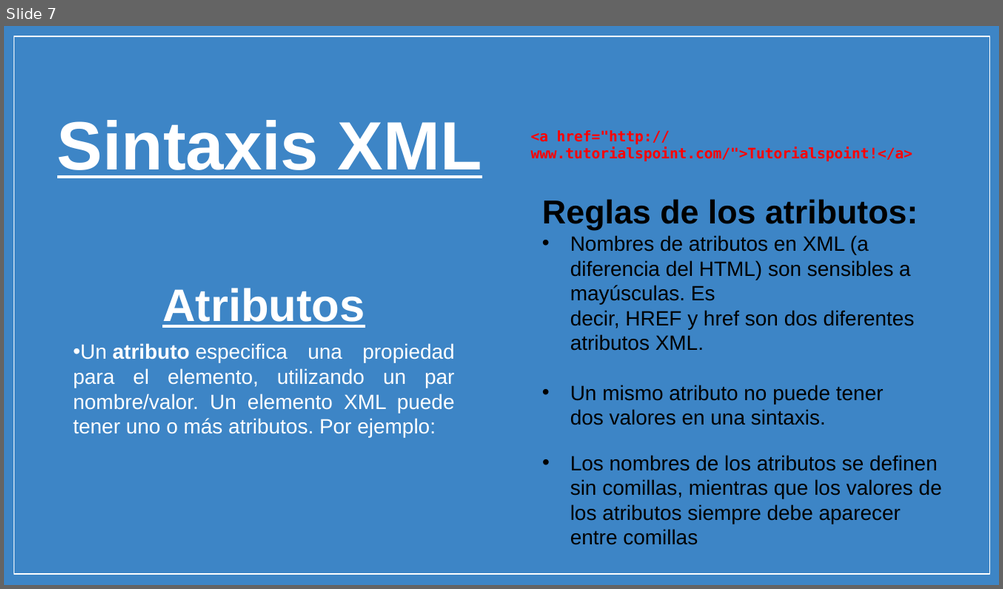
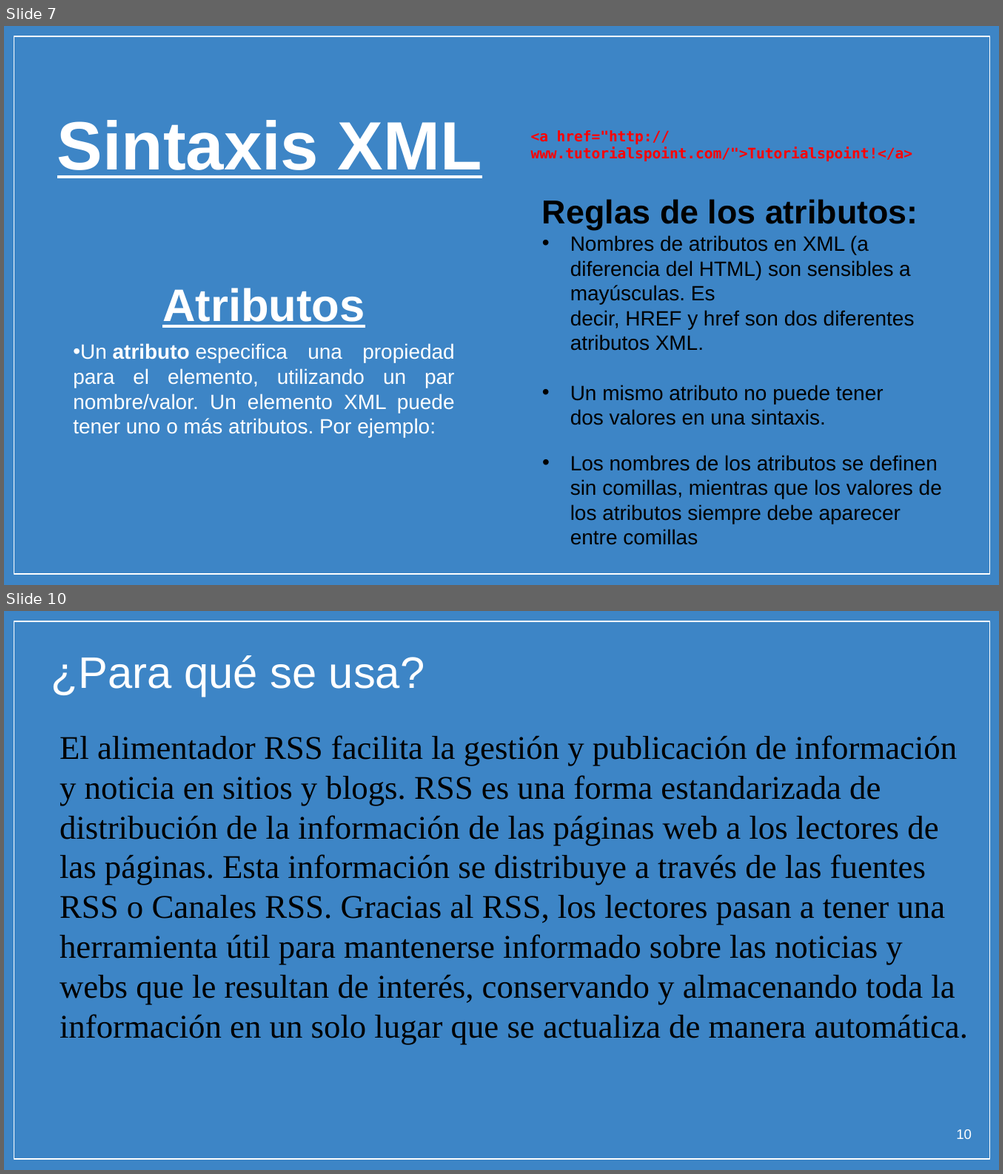
Before and after one commit to micarsan/DAW1-CSS_Avanzado, a slide deck: xml/PARTE 1 - STORY 01 Y 02 - XML.pptx. Shown one above the other, each under a label of ours: slide 7 before the commit, slides 7 and 10 after it; the slides between them are not shown. The pictures are 1003x589 and 1003x1174 pixels, drawn with LibreOffice and Linux fonts; fonts in the diff are those of the drawing; background and template pictures are left out. Boxes give left, top, right and bottom in pixels: in the first picture for what was removed or moved away, otherwise in the second. Text is boxed around its words. In the diff, an @@ line names an element or a change of style, - is before the commit and + after.

Commit message:
Añadido RSS a Power Point de XML.
Añadido Story1 sobre RSS de la segunda parte de XML en el Power Point.

```diff
--- a/xml/PARTE 1 - STORY 01 Y 02 - XML.pptx
+++ b/xml/PARTE 1 - STORY 01 Y 02 - XML.pptx
@@ slide 10 added at (x1=4, y1=611, x2=999, y2=1170), background picture (left out); not listed: 1 template element that a slide beside it also shows @@
@@ title added at (x1=51, y1=655, x2=425, y2=696), 32 pt, text #FFFFFF @@
+¿Para qué se usa?
@@ text added at (x1=60, y1=735, x2=968, y2=1045), 24 pt, text #000000 @@
+El alimentador RSS facilita la gestión y publicación de información y noticia en sitios y blogs. RSS es una forma estandarizada de distribución de la información de las páginas web a los lectores de las páginas. Esta información se distribuye a través de las fuentes RSS o Canales RSS. Gracias al RSS, los lectores pasan a tener una herramienta útil para mantenerse informado sobre las noticias y webs que le resultan de interés, conservando y almacenando toda la información en un solo lugar que se actualiza de manera automática.
@@ page number added at (x1=956, y1=1130, x2=971, y2=1139), 10 pt, text #FFFFFF @@
+10
```
Also in this commit, not shown: 1 slide changed, 5 other slides added.
